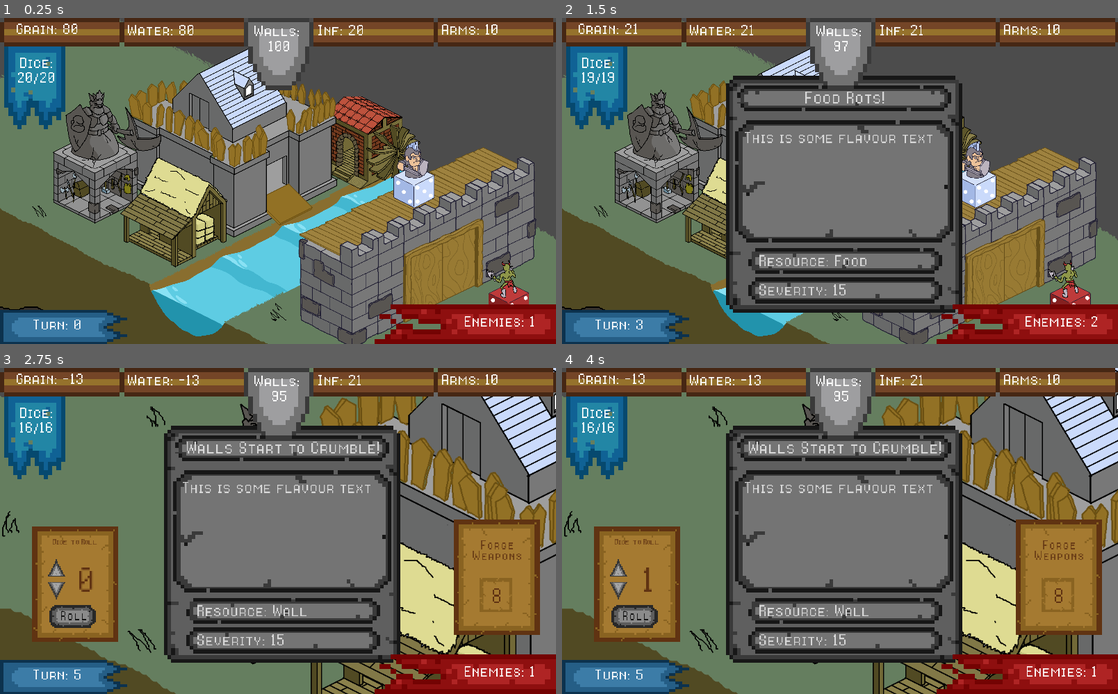
Above: before the commit, frames 1-4 (two rows, left to right).
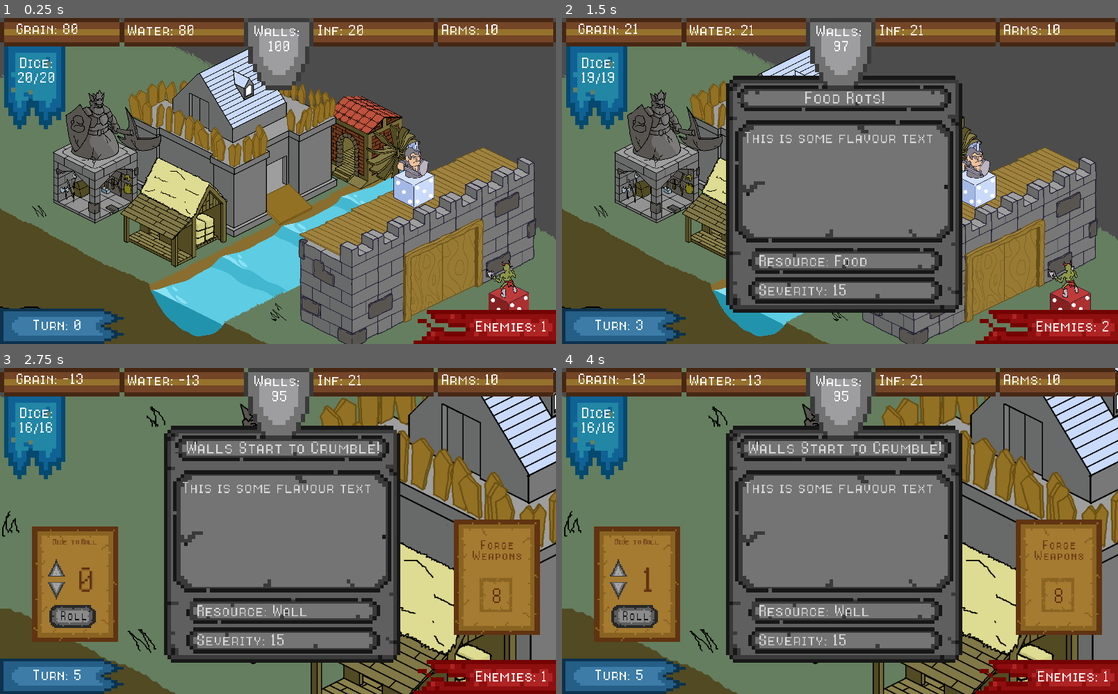
Above: after the commit, the same moments.

Repository: CapsCollective/rng-stronghold
Game: Godot game, scene res://scenes/main.tscn
Same seed, same stepped clock (60 frames per second), same inputs: the game is played once before the commit and once after it.
Inputs (mouse positions are in pixels of both pictures, inside the frame that each line leads up to):
- Up to frame 1 (0.25 s): no input
- Up to frame 2 (1.5 s): tap Enter (ui_accept) at 0.5, 0.77, 1.25 s; move the mouse to (934, 145) at 0.52 s; press the mouse at (934, 145) at 0.53 s; move the mouse to (801, 135) at 1.27 s; release the mouse at (801, 135) at 1.28 s; right-click (801, 135) at 1.35 s; click (801, 135) at 1.42 s
- Up to frame 3 (2.75 s): tap Enter (ui_accept) at 1.52, 2 s; move the mouse to (105, 508) at 2.02 s; press the mouse at (105, 508) at 2.03 s
- Up to frame 4 (4 s): release the mouse at (667, 508) at 2.75 s; click "Roll" at 2.75 s; click (617, 566) at 3.5 s

The runs differ from the first frame. In frame 1, 2.8% of the frame differs, in the area x 0-100%, y 87-100%; in frame 2, 2.8%; in frame 3, 2.8%; in frame 4, 2.8%.

Commit message:
Decreased bottom resource bar item sizes

Diff:
--- a/scenes/resource_bar.tscn
+++ b/scenes/resource_bar.tscn
@@ -24,22 +24,22 @@
 texture = ExtResource( 2 )
 
 [node name="Turn Banner" type="Sprite" parent="."]
-position = Vector2( 856.868, 563.421 )
-scale = Vector2( 5.07831, 4.58136 )
+position = Vector2( 893.405, 569.388 )
+scale = Vector2( 4, 4 )
 texture = ExtResource( 4 )
 
 [node name="Turn Banner2" type="Sprite" parent="."]
-position = Vector2( 116.758, 569.26 )
-scale = Vector2( 3.08309, 2.47745 )
+position = Vector2( 114.204, 567.257 )
+scale = Vector2( 3, 2.5 )
 texture = ExtResource( 3 )
 
 [node name="TurnLabel" type="Label" parent="."]
 anchor_left = 0.000671536
 anchor_right = 0.000671536
 margin_left = 30.0
-margin_top = 546.0
+margin_top = 546.891
 margin_right = 269.0
-margin_bottom = 617.0
+margin_bottom = 617.891
 rect_scale = Vector2( 0.617864, 0.617864 )
 custom_fonts/font = SubResource( 1 )
 text = "Turn: "
@@ -73,10 +73,10 @@
 anchor_top = 0.026422
 anchor_right = -0.000671566
 anchor_bottom = 0.026422
-margin_left = 825.687
-margin_top = 537.939
-margin_right = 1131.69
-margin_bottom = 609.939
+margin_left = 866.687
+margin_top = 546.939
+margin_right = 1107.69
+margin_bottom = 618.939
 rect_scale = Vector2( 0.617864, 0.617864 )
 custom_fonts/font = SubResource( 1 )
 text = "Enemies: "
